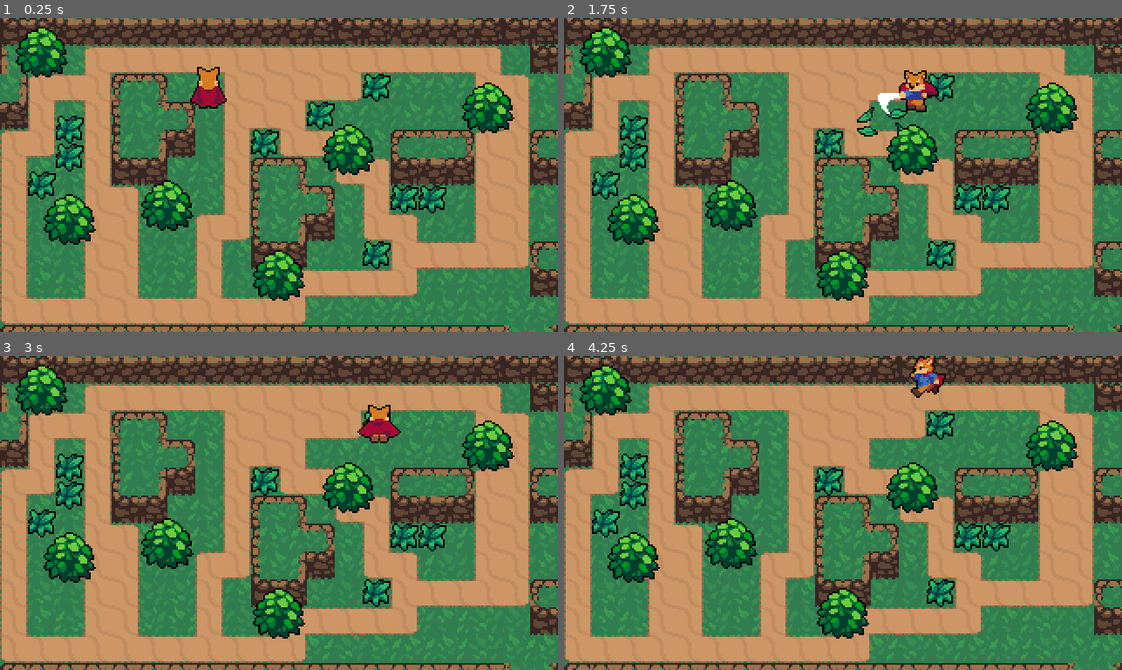
Above: before the commit, frames 1-4 (two rows, left to right).
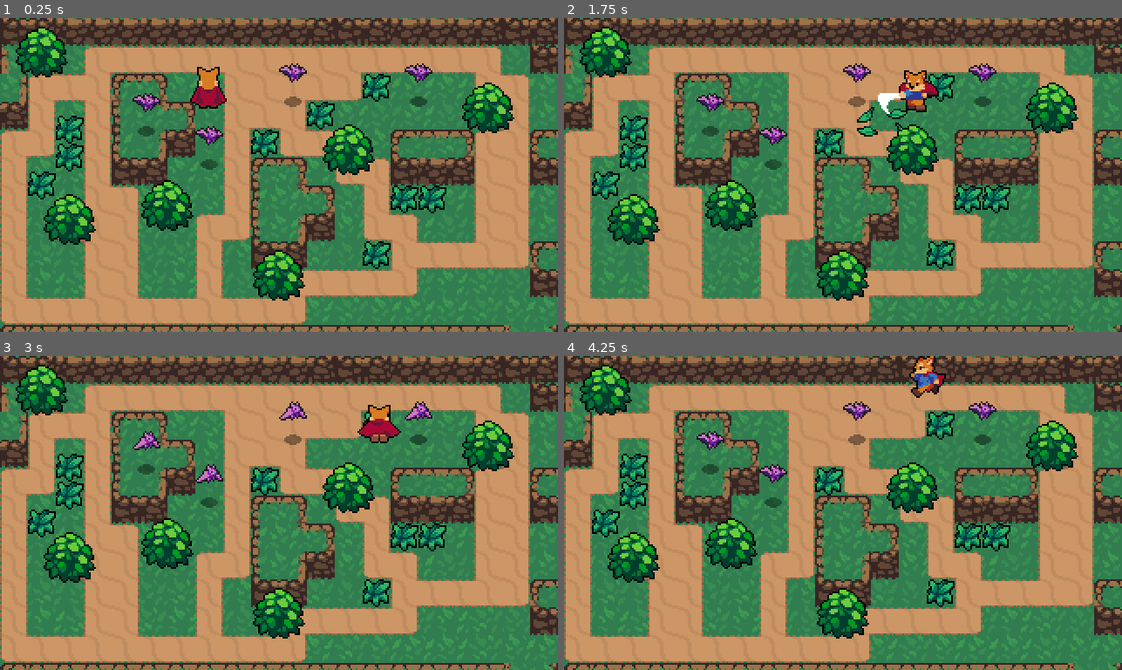
Above: after the commit, the same moments.

Repository: Racrux/my-first-rpg
Game: Godot game, scene res://World/world.tscn
Two runs of this game, one before a commit and one after it. Both use one fixed random seed, a clock stepped at 60 frames per second and the inputs below.
Inputs:
- Up to frame 1 (0.25 s): no input
- Up to frame 2 (1.75 s): hold Right (ui_right) 0.53-1.28 s; tap K (roll) at 0.6, 1.55 s; hold Down (ui_down) from 1.28 s (still down); tap J (attack) at 1.35 s
- Up to frame 3 (3 s): release Down (ui_down) at 2.03 s; hold Right (ui_right) 2.03-2.78 s; tap K (roll) at 2.1, 2.85 s; hold Up (ui_up) from 2.78 s (still down)
- Up to frame 4 (4.25 s): release Up (ui_up) at 3.53 s; hold Left (ui_left) from 3.53 s (still down); tap J (attack) at 3.6 s; tap K (roll) at 3.8 s

The runs differ from the first frame. In frame 1, 1.0% of the frame differs, in the area x 23-78%, y 14-49%; in frame 2, 1.0%; in frame 3, 1.0%; in frame 4, 1.0%.

Commit message:
updated code based on part 13
- added bat enemy
 - added interaction w/ player sword
   - knockback
 - created enemy layer

Diff:
--- /dev/null
+++ b/Enemies/bat.gd
@@ -0,0 +1,18 @@
+extends CharacterBody2D
+
+var KNOCKBACK_FORCE = 160
+var FRICTION = 500
+
+func _physics_process(delta):
+	velocity = velocity.move_toward(Vector2.ZERO, FRICTION * delta)
+	move_and_slide()
+
+
+func _on_hurtbox_area_entered(area):
+	var pivot = area.get_parent()
+	var player = pivot.get_parent()
+
+	velocity = player.roll_vector * KNOCKBACK_FORCE
+
+
+	#queue_free()
--- /dev/null
+++ b/Enemies/bat.tscn
@@ -0,0 +1,85 @@
+[gd_scene load_steps=13 format=3 uid="uid://n5nu5bsw527d"]
+
+[ext_resource type="Script" path="res://Enemies/bat.gd" id="1_uo6y6"]
+[ext_resource type="Texture2D" uid="uid://bfwog5cl7hwr6" path="res://Enemies/Bat.png" id="1_vvig8"]
+[ext_resource type="Texture2D" uid="uid://dljwjtwjdrk5q" path="res://Shadows/SmallShadow.png" id="2_8mci3"]
+[ext_resource type="PackedScene" uid="uid://7naidbv31fsd" path="res://Overlap/hurtbox.tscn" id="3_ak7iy"]
+
+[sub_resource type="AtlasTexture" id="AtlasTexture_wuf4c"]
+atlas = ExtResource("1_vvig8")
+region = Rect2(0, 0, 16, 24)
+
+[sub_resource type="AtlasTexture" id="AtlasTexture_rt6vq"]
+atlas = ExtResource("1_vvig8")
+region = Rect2(16, 0, 16, 24)
+
+[sub_resource type="AtlasTexture" id="AtlasTexture_5axih"]
+atlas = ExtResource("1_vvig8")
+region = Rect2(32, 0, 16, 24)
+
+[sub_resource type="AtlasTexture" id="AtlasTexture_4qdjr"]
+atlas = ExtResource("1_vvig8")
+region = Rect2(48, 0, 16, 24)
+
+[sub_resource type="AtlasTexture" id="AtlasTexture_3vkoa"]
+atlas = ExtResource("1_vvig8")
+region = Rect2(64, 0, 16, 24)
+
+[sub_resource type="SpriteFrames" id="SpriteFrames_2q2ou"]
+animations = [{
+"frames": [{
+"duration": 1.0,
+"texture": SubResource("AtlasTexture_wuf4c")
+}, {
+"duration": 1.0,
+"texture": SubResource("AtlasTexture_rt6vq")
+}, {
+"duration": 1.0,
+"texture": SubResource("AtlasTexture_5axih")
+}, {
+"duration": 1.0,
+"texture": SubResource("AtlasTexture_4qdjr")
+}, {
+"duration": 1.0,
+"texture": SubResource("AtlasTexture_3vkoa")
+}],
+"loop": true,
+"name": &"Fly",
+"speed": 10.0
+}]
+
+[sub_resource type="CircleShape2D" id="CircleShape2D_1yk3r"]
+radius = 4.0
+
+[sub_resource type="CapsuleShape2D" id="CapsuleShape2D_6qkk8"]
+radius = 7.0
+height = 18.0
+
+[node name="Bat" type="CharacterBody2D"]
+collision_layer = 16
+script = ExtResource("1_uo6y6")
+
+[node name="AnimatedSprite" type="AnimatedSprite2D" parent="."]
+sprite_frames = SubResource("SpriteFrames_2q2ou")
+animation = &"Fly"
+autoplay = "Fly"
+frame = 4
+frame_progress = 1.0
+offset = Vector2(0, -12)
+
+[node name="ShadowSprite" type="Sprite2D" parent="."]
+texture = ExtResource("2_8mci3")
+
+[node name="CollisionShape2D" type="CollisionShape2D" parent="."]
+shape = SubResource("CircleShape2D_1yk3r")
+
+[node name="Hurtbox" parent="." instance=ExtResource("3_ak7iy")]
+collision_mask = 8
+
+[node name="CollisionShape2D" parent="Hurtbox" index="0"]
+position = Vector2(0, -14)
+shape = SubResource("CapsuleShape2D_6qkk8")
+
+[connection signal="area_entered" from="Hurtbox" to="." method="_on_hurtbox_area_entered"]
+
+[editable path="Hurtbox"]
--- a/World/world.tscn
+++ b/World/world.tscn
@@ -6,6 +6,7 @@
 [ext_resource type="PackedScene" uid="uid://dyjmx0e31nbjp" path="res://World/bush.tscn" id="2_wnvm6"]
 [ext_resource type="Texture2D" uid="uid://dxy1yo0158sjy" path="res://World/CliffTileset.png" id="3_wbafl"]
 [ext_resource type="PackedScene" uid="uid://ddve35vypc4ah" path="res://World/grass.tscn" id="6_wrsds"]
+[ext_resource type="PackedScene" uid="uid://n5nu5bsw527d" path="res://Enemies/bat.tscn" id="7_d4k0d"]
 
 [sub_resource type="PhysicsMaterial" id="PhysicsMaterial_cfics"]
 
@@ -1286,3 +1287,19 @@
 
 [node name="Grass9" parent="Ysort/Grass" instance=ExtResource("6_wrsds")]
 position = Vector2(240, 96)
+
+[node name="Bat" parent="Ysort" instance=ExtResource("7_d4k0d")]
+z_index = 2
+position = Vector2(120, 84)
+
+[node name="Bat2" parent="Ysort" instance=ExtResource("7_d4k0d")]
+z_index = 2
+position = Vector2(168, 48)
+
+[node name="Bat3" parent="Ysort" instance=ExtResource("7_d4k0d")]
+z_index = 2
+position = Vector2(80, 64)
+
+[node name="Bat4" parent="Ysort" instance=ExtResource("7_d4k0d")]
+z_index = 2
+position = Vector2(240, 48)
--- a/project.godot
+++ b/project.godot
@@ -69,6 +69,7 @@
 2d_physics/layer_2="Player"
 2d_physics/layer_3="PlayerHurtBox"
 2d_physics/layer_4="EnemyHurtBox"
+2d_physics/layer_5="Enemy"
 
 [rendering]
 
Not shown: 1 places in World/world.tscn that only renumber resources
